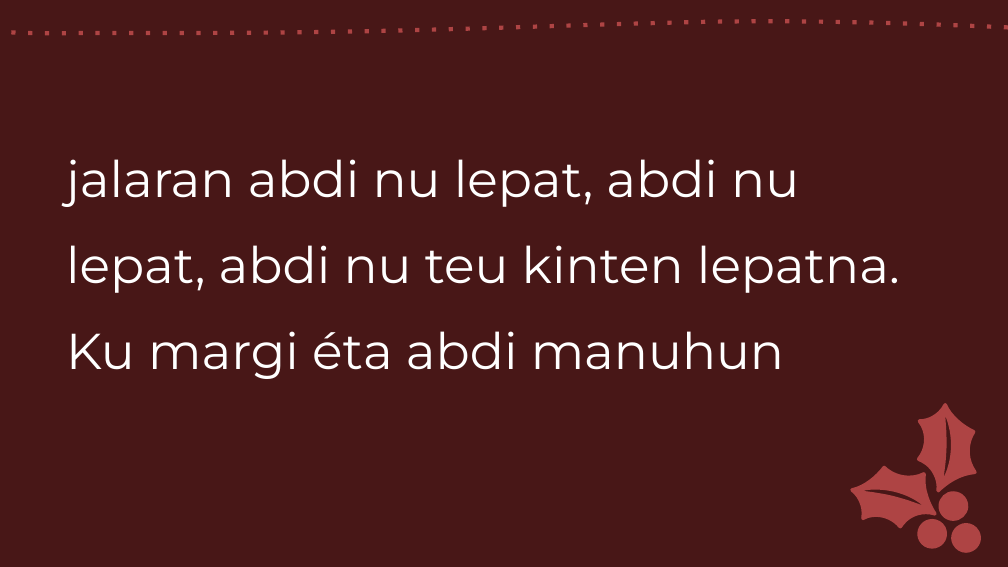
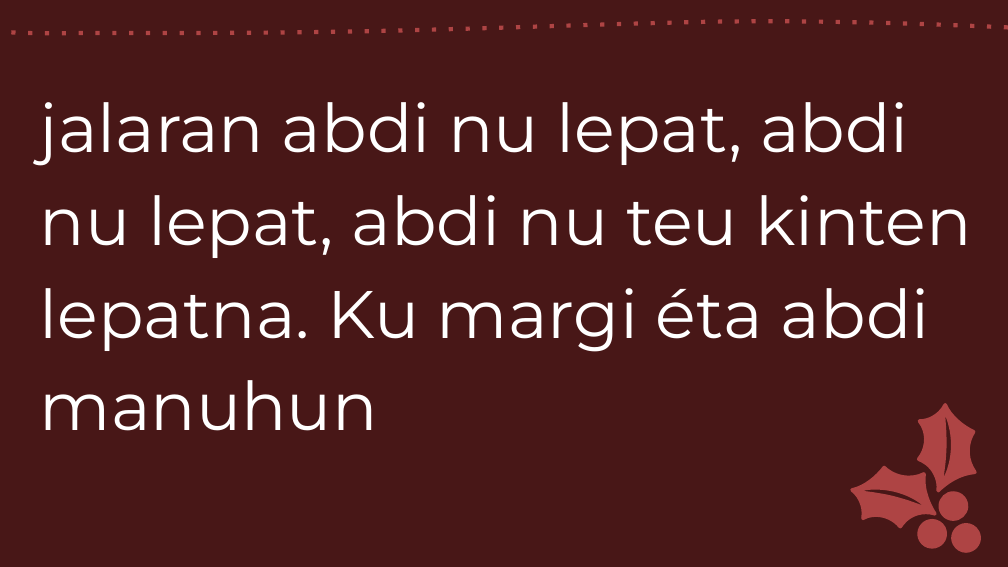
Before and after one commit to laurensius/Slide_Misa_KRC, a slide deck: slide 8 of 2020 12 tanggal 26 - 27/Misa Pesta Keluarga Kudus -Sunda.pptx. Drawn at 1008x567 pixels with LibreOffice and Linux fonts; fonts in the diff are those of the drawing. Boxes give left, top, right and bottom in pixels: in the first picture for what was removed or moved away, otherwise in the second. Text is boxed around its words. In the diff, an @@ line names an element or a change of style, - is before the commit and + after.

```diff
--- a/2020 12 tanggal 26 - 27/Misa Pesta Keluarga Kudus -Sunda.pptx
+++ b/2020 12 tanggal 26 - 27/Misa Pesta Keluarga Kudus -Sunda.pptx
@@ text at (x1=40, y1=102, x2=972, y2=431): text changed; size 36 to 48 pt @@
-jalaran abdi nu lepat, abdi nu
-lepat, abdi nu teu kinten lepatna.
-Ku margi éta abdi manuhun
+jalaran abdi nu lepat, abdi nu lepat, abdi nu teu kinten lepatna. Ku margi éta abdi manuhun
```
Also in this commit, not shown: 68 other slides changed, 7 slides added, 7 slides removed, 5 other files.
